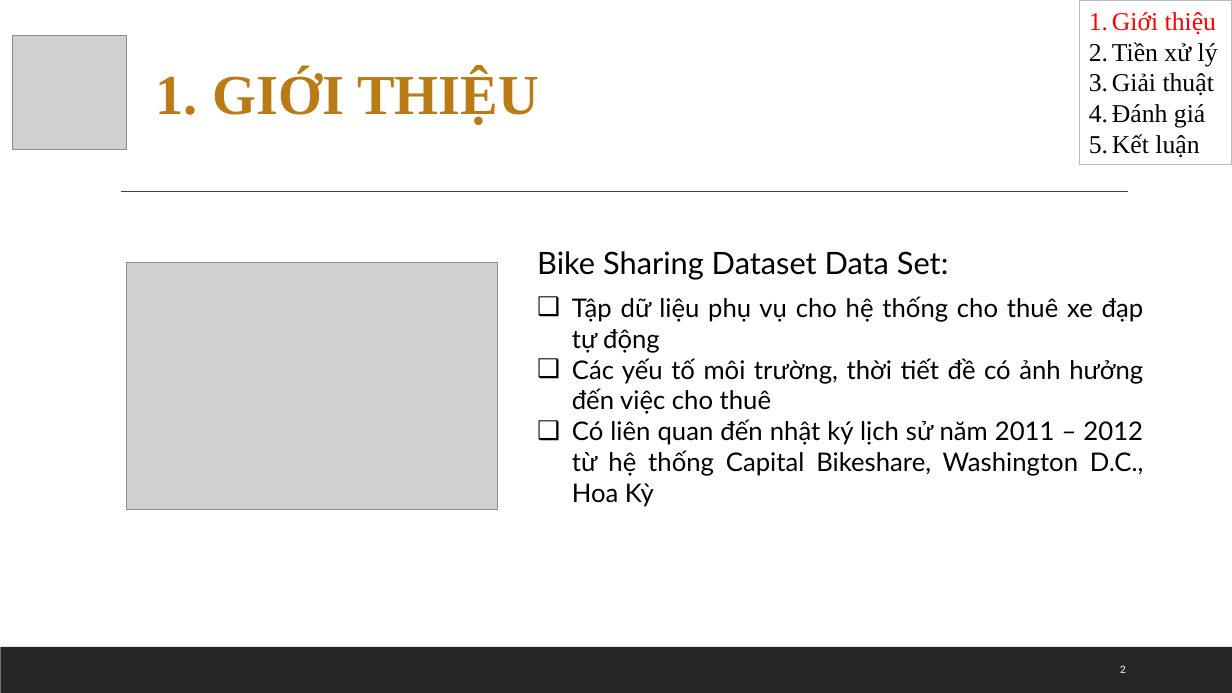
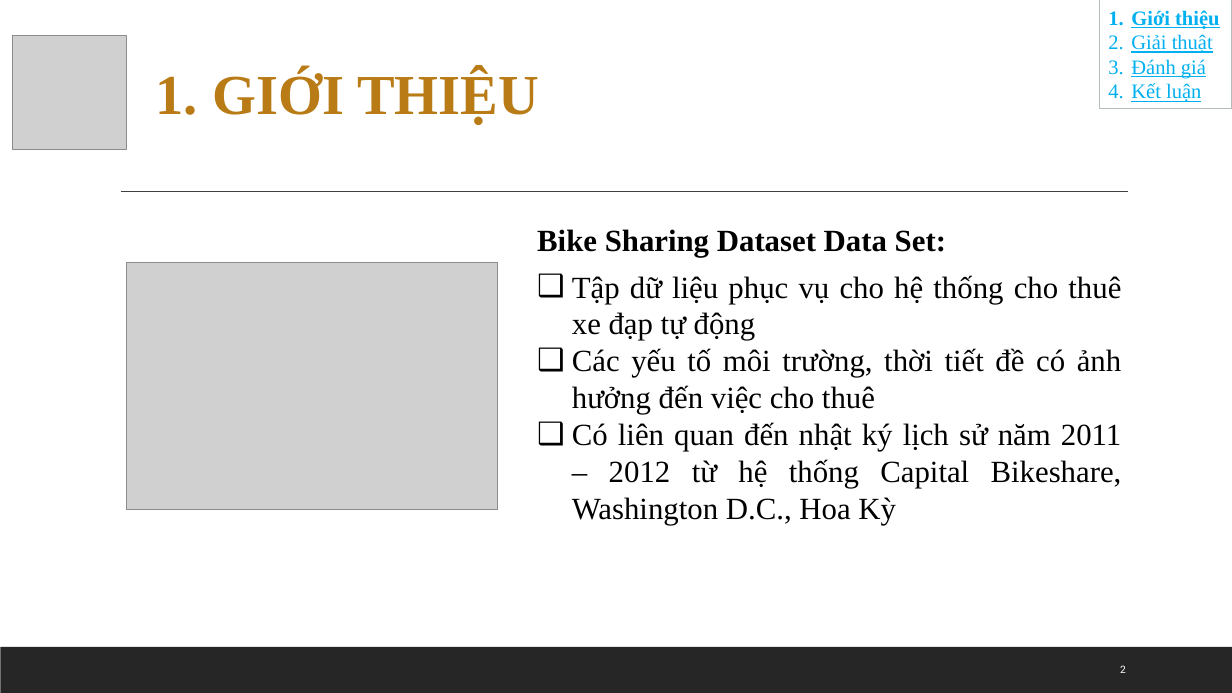
Before and after one commit to yllaw99/bike-sharing-predication-VN, a slide deck: slide 2 of btn-baocao.pptx. Drawn at 1232x693 pixels with LibreOffice and Linux fonts; fonts in the diff are those of the drawing; grey boxes stand for pictures. Boxes give left, top, right and bottom in pixels: in the first picture for what was removed or moved away, otherwise in the second. Text is boxed around its words. In the diff, an @@ line names an element or a change of style, - is before the commit and + after.

Commit message:
Add files via upload
cập nhật minh họa giải thuật

```diff
--- a/btn-baocao.pptx
+++ b/btn-baocao.pptx
@@ rectangle "Giới thiệu": place and size @@
-rectangle "Giới thiệu" at bbox=[1080, 0, 1232, 165]
+rectangle "Giới thiệu" at bbox=[1100, 0, 1232, 109]
@@ rectangle "Giới thiệu" at bbox=[1100, 0, 1232, 109]: size 20 to 16 pt, underline on; text colour #FF0000 to #00B0F0, bold on in "Giới thiệu"; text colour #000000 to #00B0F0 in "Giải thuật", "Đánh giá", "Kết luận" @@
@@ text in rectangle at bbox=[1112, 42, 1218, 66]: paragraph removed @@
-2. Tiền xử lý
@@ text "Bike Sharing Dataset Data Set:": place and size @@
-text "Bike Sharing Dataset Data Set:" at bbox=[537, 251, 949, 280]
+text "Bike Sharing Dataset Data Set:" at bbox=[537, 229, 946, 257]
@@ text "Bike Sharing Dataset Data Set:" at bbox=[537, 229, 946, 257]: font Lato to Times New Roman, bold on @@
@@ text "Tập dữ liệu phục vụ ...": place and size @@
-text "Tập dữ liệu phục vụ ..." at bbox=[572, 296, 1144, 507]
+text "Tập dữ liệu phục vụ ..." at bbox=[572, 275, 1122, 525]
@@ text at bbox=[572, 275, 1121, 341]: text changed; size 20 to 24 pt; font Lato to Times New Roman @@
-❑ Tập dữ liệu phụ vụ cho hệ thống cho thuê xe đạp tự động
+❑ Tập dữ liệu phục vụ cho hệ thống cho thuê xe đạp tự động
@@ text at bbox=[572, 348, 1122, 525]: size 20 to 24 pt, font Lato to Times New Roman in "Các yếu tố môi trường, thời tiết ...", "Có liên quan đến nhật ký lịch ..." @@
```
Also in this commit, not shown: 5 other slides changed, 3 slides added, 2 slides removed.
